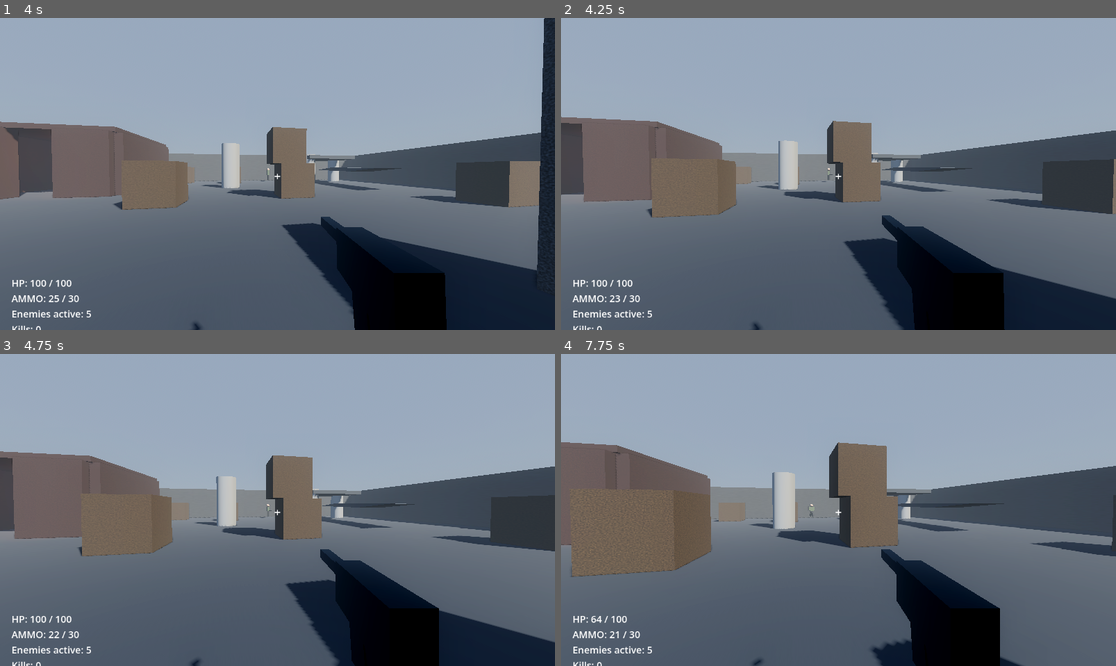
Above: before the commit, frames 1-4 (two rows, left to right).
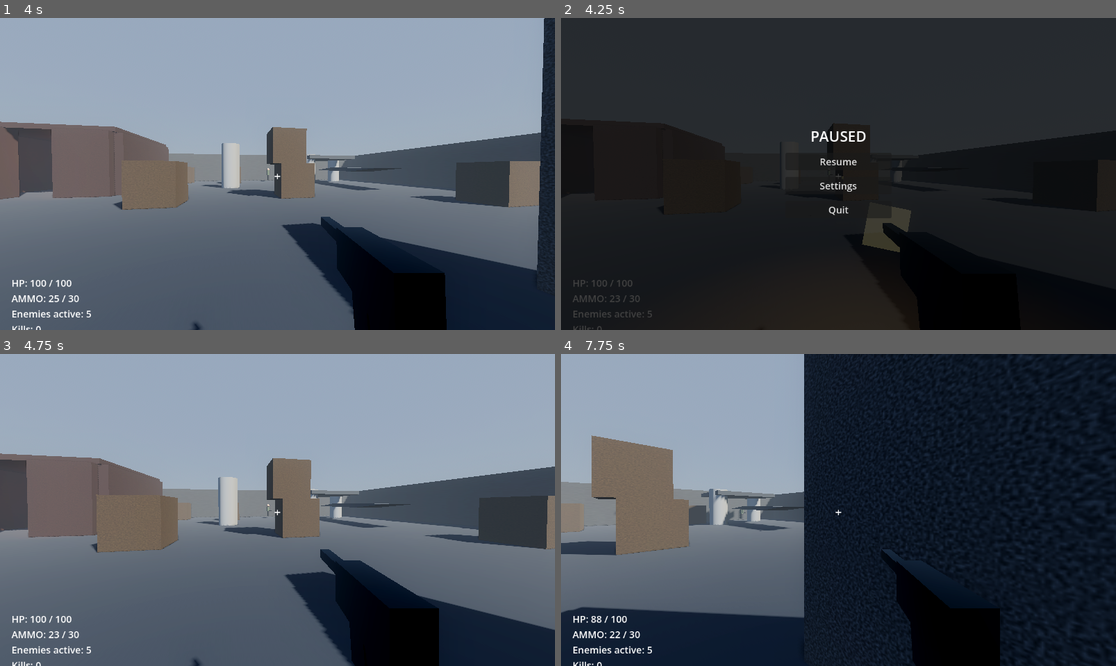
Above: after the commit, the same moments.

Repository: manaleks/GrishaGame
Game: Godot game, scene res://scenes/main.tscn
The game is run twice, just before and just after one commit, with the same random seed, the same clock (stepped at 60 frames per second) and the same inputs.
Inputs (mouse positions are in pixels of both pictures, inside the frame that each line leads up to):
- Up to frame 1 (4 s): tap Enter at 0.5 s; move the mouse to (305, 174) at 0.52 s; hold Ctrl (crouch) 0.53-1.28 s; hold W (move_forward) from 0.53 s (still down); tap Space (jump) at 0.77, 1.52, 3.02, 3.77 s; move the mouse to (249, 174) at 1.27 s; click (249, 174) at 1.35 s; move the mouse to (288, 167) at 2.02 s; hold Alt (sprint) 2.03-2.78 s; move the mouse to (271, 180) at 2.77 s; tap Ctrl (crouch) at 2.85 s; move the mouse to (316, 177) at 3.52 s; press the mouse at (316, 177) at 3.53 s
- Up to frame 2 (4.25 s): keep holding W (move_forward); tap Escape (ui_cancel) at 4.15 s
- Up to frame 3 (4.75 s): release W (move_forward) at 4.25 s; release the mouse at (316, 513) at 4.25 s; click (277, 497) at 4.25 s, where only the run after the commit has a clickable "Resume"
- Up to frame 4 (7.75 s): tap Space (jump) at 5, 5.27, 6.77, 7.52 s; move the mouse to (672, 463) at 5.02 s; hold A (move_left) 5.03-5.78 s; tap Alt (sprint) at 5.1 s; move the mouse to (866, 510) at 5.77 s; hold S (move_back) 5.78-6.53 s; hold Ctrl (crouch) 5.78-6.53 s; move the mouse to (755, 432) at 6.52 s; hold D (move_right) 6.53-7.28 s; click (755, 432) at 6.6 s; move the mouse to (960, 494) at 7.27 s; hold W (move_forward) from 7.28 s (still down); hold Alt (sprint) from 7.28 s (still down)

Frame 1 is identical in both runs. In frame 2, 96% of the frame differs, in the area x 0-100%, y 0-100%; in frame 3, 3.9%; in frame 4, 67%.

Commit message:
feat: Esc opens a pause menu with settings and quit
Esc now pauses the game and shows Resume/Settings/Quit instead of just
toggling mouse capture. Settings covers mouse sensitivity, volume, and
fullscreen toggle; Quit closes the game.

Co-Authored-By: Claude Sonnet 5 <noreply@anthropic.com>

Diff:
--- a/scenes/main.tscn
+++ b/scenes/main.tscn
@@ -1,8 +1,9 @@
-[gd_scene load_steps=28 format=3]
+[gd_scene load_steps=29 format=3]
 
 [ext_resource type="Script" path="res://scripts/main.gd" id="1"]
 [ext_resource type="PackedScene" path="res://scenes/player.tscn" id="2"]
 [ext_resource type="PackedScene" path="res://scenes/hud.tscn" id="3"]
+[ext_resource type="PackedScene" path="res://scenes/pause_menu.tscn" id="4"]
 
 [sub_resource type="FastNoiseLite" id="Noise_floor"]
 noise_type = 1
@@ -524,3 +525,5 @@
 transform = Transform3D(1, 0, 0, 0, 1, 0, 0, 0, 1, -11, 0, -21)
 
 [node name="HUD" parent="." instance=ExtResource("3")]
+
+[node name="PauseMenu" parent="." instance=ExtResource("4")]
--- /dev/null
+++ b/scenes/pause_menu.tscn
@@ -0,0 +1,98 @@
+[gd_scene load_steps=2 format=3]
+
+[ext_resource type="Script" path="res://scripts/pause_menu.gd" id="1"]
+
+[node name="PauseMenu" type="CanvasLayer"]
+script = ExtResource("1")
+
+[node name="Overlay" type="ColorRect" parent="."]
+visible = false
+anchors_preset = 15
+anchor_right = 1.0
+anchor_bottom = 1.0
+color = Color(0, 0, 0, 0.75)
+mouse_filter = 0
+
+[node name="MainPanel" type="VBoxContainer" parent="Overlay"]
+layout_mode = 1
+anchors_preset = 8
+anchor_left = 0.5
+anchor_top = 0.5
+anchor_right = 0.5
+anchor_bottom = 0.5
+offset_left = -110.0
+offset_top = -100.0
+offset_right = 110.0
+offset_bottom = 100.0
+theme_override_constants/separation = 14
+
+[node name="Title" type="Label" parent="Overlay/MainPanel"]
+layout_mode = 2
+theme_override_font_sizes/font_size = 30
+text = "PAUSED"
+horizontal_alignment = 1
+
+[node name="ResumeButton" type="Button" parent="Overlay/MainPanel"]
+layout_mode = 2
+theme_override_font_sizes/font_size = 20
+text = "Resume"
+
+[node name="SettingsButton" type="Button" parent="Overlay/MainPanel"]
+layout_mode = 2
+theme_override_font_sizes/font_size = 20
+text = "Settings"
+
+[node name="QuitButton" type="Button" parent="Overlay/MainPanel"]
+layout_mode = 2
+theme_override_font_sizes/font_size = 20
+text = "Quit"
+
+[node name="SettingsPanel" type="VBoxContainer" parent="Overlay"]
+visible = false
+layout_mode = 1
+anchors_preset = 8
+anchor_left = 0.5
+anchor_top = 0.5
+anchor_right = 0.5
+anchor_bottom = 0.5
+offset_left = -160.0
+offset_top = -130.0
+offset_right = 160.0
+offset_bottom = 130.0
+theme_override_constants/separation = 12
+
+[node name="Title" type="Label" parent="Overlay/SettingsPanel"]
+layout_mode = 2
+theme_override_font_sizes/font_size = 26
+text = "SETTINGS"
+horizontal_alignment = 1
+
+[node name="SensLabel" type="Label" parent="Overlay/SettingsPanel"]
+layout_mode = 2
+text = "Mouse sensitivity"
+
+[node name="SensSlider" type="HSlider" parent="Overlay/SettingsPanel"]
+layout_mode = 2
+min_value = 0.0005
+max_value = 0.006
+step = 0.0001
+value = 0.0025
+
+[node name="VolLabel" type="Label" parent="Overlay/SettingsPanel"]
+layout_mode = 2
+text = "Volume"
+
+[node name="VolSlider" type="HSlider" parent="Overlay/SettingsPanel"]
+layout_mode = 2
+min_value = 0.0
+max_value = 1.0
+step = 0.01
+value = 1.0
+
+[node name="FullscreenCheck" type="CheckButton" parent="Overlay/SettingsPanel"]
+layout_mode = 2
+text = "Fullscreen"
+
+[node name="BackButton" type="Button" parent="Overlay/SettingsPanel"]
+layout_mode = 2
+text = "Back"
--- a/scripts/main.gd
+++ b/scripts/main.gd
@@ -8,6 +8,7 @@
 
 @onready var player: CharacterBody3D = $Player
 @onready var hud: CanvasLayer = $HUD
+@onready var pause_menu: CanvasLayer = $PauseMenu
 @onready var bot_spawns: Node3D = $BotSpawns
 
 var _alive_count: int = 0
@@ -19,6 +20,7 @@
 	player.health_changed.connect(hud.set_health)
 	player.ammo_changed.connect(hud.set_ammo)
 	player.died.connect(_on_player_died)
+	pause_menu.player = player
 	hud.set_health(player.health.max_health, player.health.max_health)
 	hud.set_kills(_kills)
 	for i in range(MAX_ALIVE):
--- /dev/null
+++ b/scripts/pause_menu.gd
@@ -0,0 +1,71 @@
+extends CanvasLayer
+
+@onready var overlay: ColorRect = $Overlay
+@onready var main_panel: VBoxContainer = $Overlay/MainPanel
+@onready var settings_panel: VBoxContainer = $Overlay/SettingsPanel
+@onready var resume_button: Button = $Overlay/MainPanel/ResumeButton
+@onready var settings_button: Button = $Overlay/MainPanel/SettingsButton
+@onready var quit_button: Button = $Overlay/MainPanel/QuitButton
+@onready var sens_slider: HSlider = $Overlay/SettingsPanel/SensSlider
+@onready var vol_slider: HSlider = $Overlay/SettingsPanel/VolSlider
+@onready var fullscreen_check: CheckButton = $Overlay/SettingsPanel/FullscreenCheck
+@onready var back_button: Button = $Overlay/SettingsPanel/BackButton
+
+var player: Node = null
+
+func _ready() -> void:
+	process_mode = Node.PROCESS_MODE_ALWAYS
+	overlay.visible = false
+	resume_button.pressed.connect(close)
+	settings_button.pressed.connect(_on_settings_pressed)
+	quit_button.pressed.connect(_on_quit_pressed)
+	back_button.pressed.connect(_on_back_pressed)
+	sens_slider.value_changed.connect(_on_sensitivity_changed)
+	vol_slider.value_changed.connect(_on_volume_changed)
+	fullscreen_check.toggled.connect(_on_fullscreen_toggled)
+	fullscreen_check.button_pressed = DisplayServer.window_get_mode() == DisplayServer.WINDOW_MODE_FULLSCREEN
+
+func is_open() -> bool:
+	return overlay.visible
+
+func _unhandled_input(event: InputEvent) -> void:
+	if event.is_action_pressed("ui_cancel"):
+		if is_open():
+			close()
+		else:
+			open()
+
+func open() -> void:
+	overlay.visible = true
+	main_panel.visible = true
+	settings_panel.visible = false
+	if player:
+		sens_slider.value = player.mouse_sensitivity
+	get_tree().paused = true
+	Input.mouse_mode = Input.MOUSE_MODE_VISIBLE
+
+func close() -> void:
+	overlay.visible = false
+	get_tree().paused = false
+	Input.mouse_mode = Input.MOUSE_MODE_CAPTURED
+
+func _on_settings_pressed() -> void:
+	main_panel.visible = false
+	settings_panel.visible = true
+
+func _on_back_pressed() -> void:
+	settings_panel.visible = false
+	main_panel.visible = true
+
+func _on_quit_pressed() -> void:
+	get_tree().quit()
+
+func _on_sensitivity_changed(value: float) -> void:
+	if player:
+		player.mouse_sensitivity = value
+
+func _on_volume_changed(value: float) -> void:
+	AudioServer.set_bus_volume_db(AudioServer.get_bus_index("Master"), linear_to_db(max(value, 0.0001)))
+
+func _on_fullscreen_toggled(pressed: bool) -> void:
+	DisplayServer.window_set_mode(DisplayServer.WINDOW_MODE_FULLSCREEN if pressed else DisplayServer.WINDOW_MODE_WINDOWED)
--- a/scripts/player.gd
+++ b/scripts/player.gd
@@ -38,8 +38,6 @@
 		rotate_y(-event.relative.x * mouse_sensitivity)
 		head.rotate_x(-event.relative.y * mouse_sensitivity)
 		head.rotation.x = clamp(head.rotation.x, deg_to_rad(-89), deg_to_rad(89))
-	if event.is_action_pressed("ui_cancel"):
-		Input.mouse_mode = Input.MOUSE_MODE_VISIBLE if Input.mouse_mode == Input.MOUSE_MODE_CAPTURED else Input.MOUSE_MODE_CAPTURED
 
 func _physics_process(delta: float) -> void:
 	if health.is_dead():
Not shown, added: scripts/pause_menu.gd.uid
